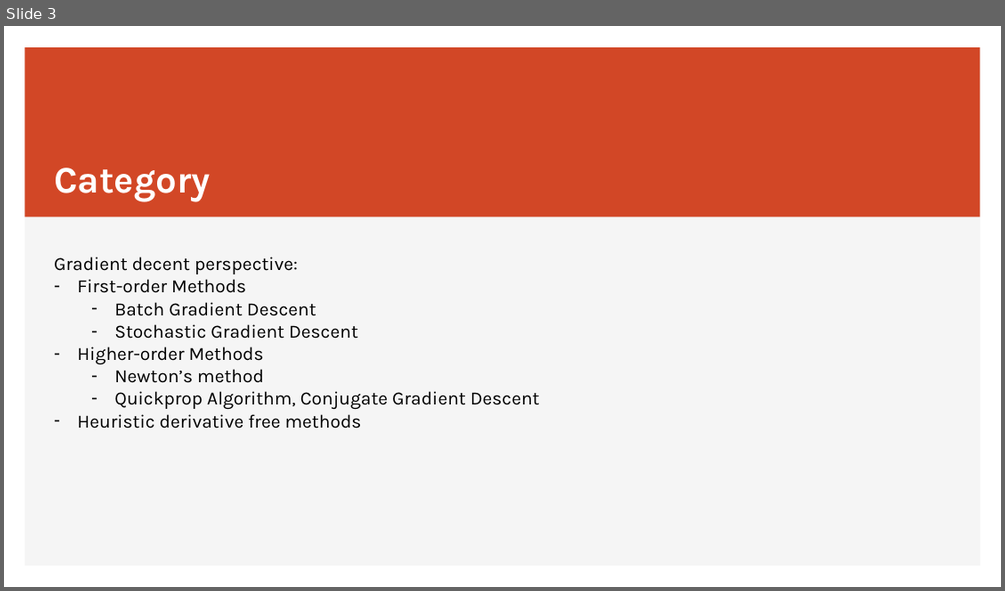
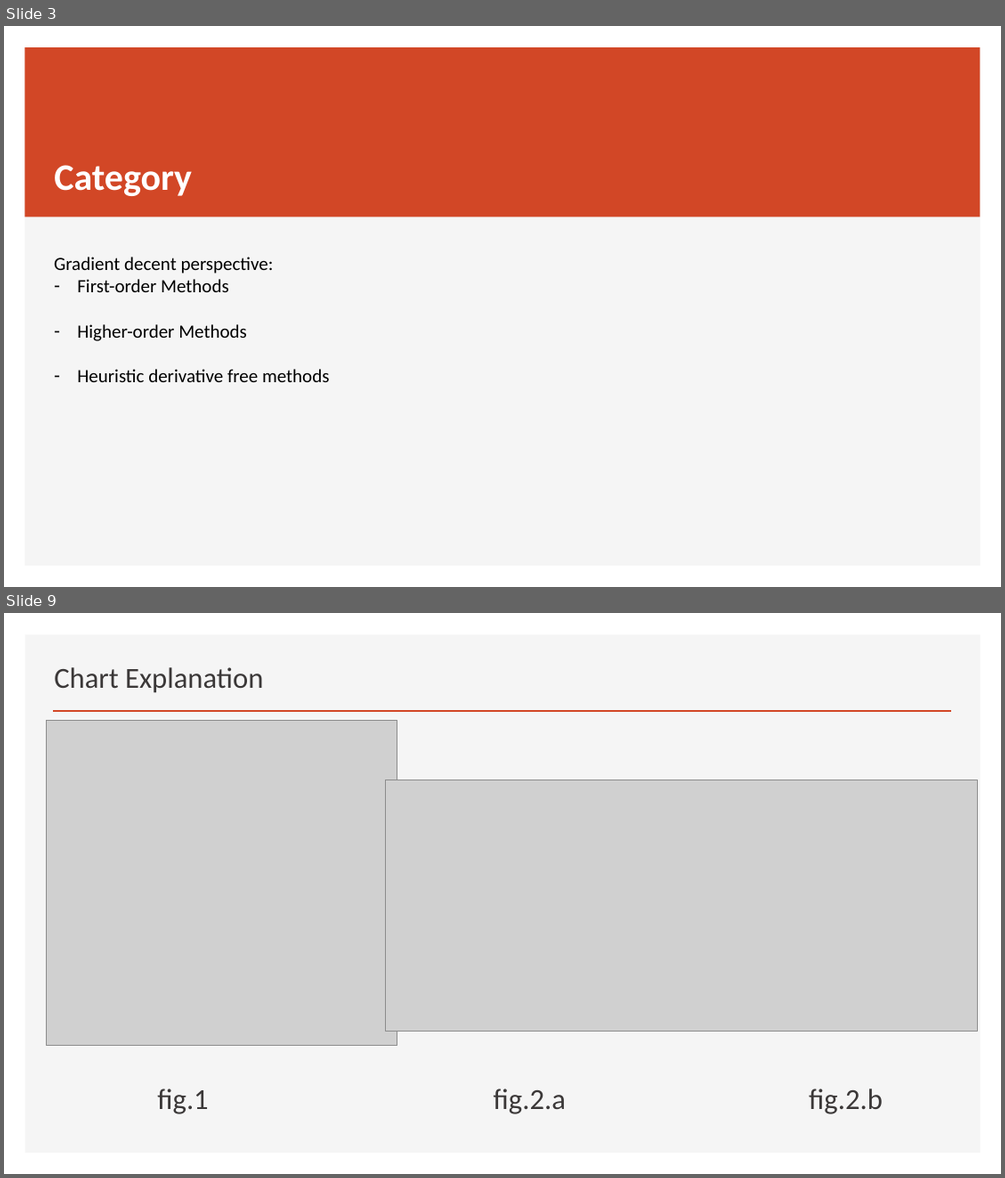
Before and after one commit to JiadaoZ22/Writings, a slide deck: IUPUI/ECE662/submission1_optimization.pptx. Shown one above the other, each under a label of ours: slide 3 before the commit, slides 3 and 9 after it; the slides between them are not shown. The pictures are 1005x591 and 1005x1178 pixels, drawn with LibreOffice and Linux fonts; fonts in the diff are those of the drawing; grey boxes stand for pictures. Boxes give left, top, right and bottom in pixels: in the first picture for what was removed or moved away, otherwise in the second. Text is boxed around its words. In the diff, an @@ line names an element or a change of style, - is before the commit and + after.

```diff
--- a/IUPUI/ECE662/submission1_optimization.pptx
+++ b/IUPUI/ECE662/submission1_optimization.pptx
@@ slide 9 added at [4, 613, 1001, 1174], background #FFFFFF; not listed: 1 template element that a slide beside it also shows @@
@@ text added at [54, 667, 263, 693], 28 pt, text #3B3838 @@
+Chart Explanation
@@ line added from (53, 711) to (952, 711), #D24726 2 pt @@
@@ picture added at [47, 720, 397, 1046] @@
@@ picture added at [386, 780, 978, 1031] @@
@@ title added at [157, 1088, 208, 1114], 28 pt, text #3B3838 @@
+fig.1
@@ text added at [494, 1088, 566, 1114], 28 pt, text #3B3838 @@
+fig.2.a
@@ text added at [809, 1088, 882, 1114], 28 pt, text #3B3838 @@
+fig.2.b
@@ slide 3 changed as well @@
@@ title "Category" at [54, 165, 192, 196]: font Karla to Calibri; line spacing 1 to 0.9; vertical alignment bottom to middle @@
@@ text "Gradient decent perspective:" at [54, 257, 329, 382]: font Karla to Calibri @@
@@ text at [114, 302, 358, 338]: paragraphs removed @@
-  – Batch Gradient Descent
-  – Stochastic Gradient Descent
@@ text at [114, 369, 540, 409]: paragraphs removed @@
-  – Newton’s method
-  – Quickprop Algorithm, Conjugate Gradient Descent
```
Also in this commit, not shown: 3 other slides changed, 7 other slides added, 4 slides removed.
